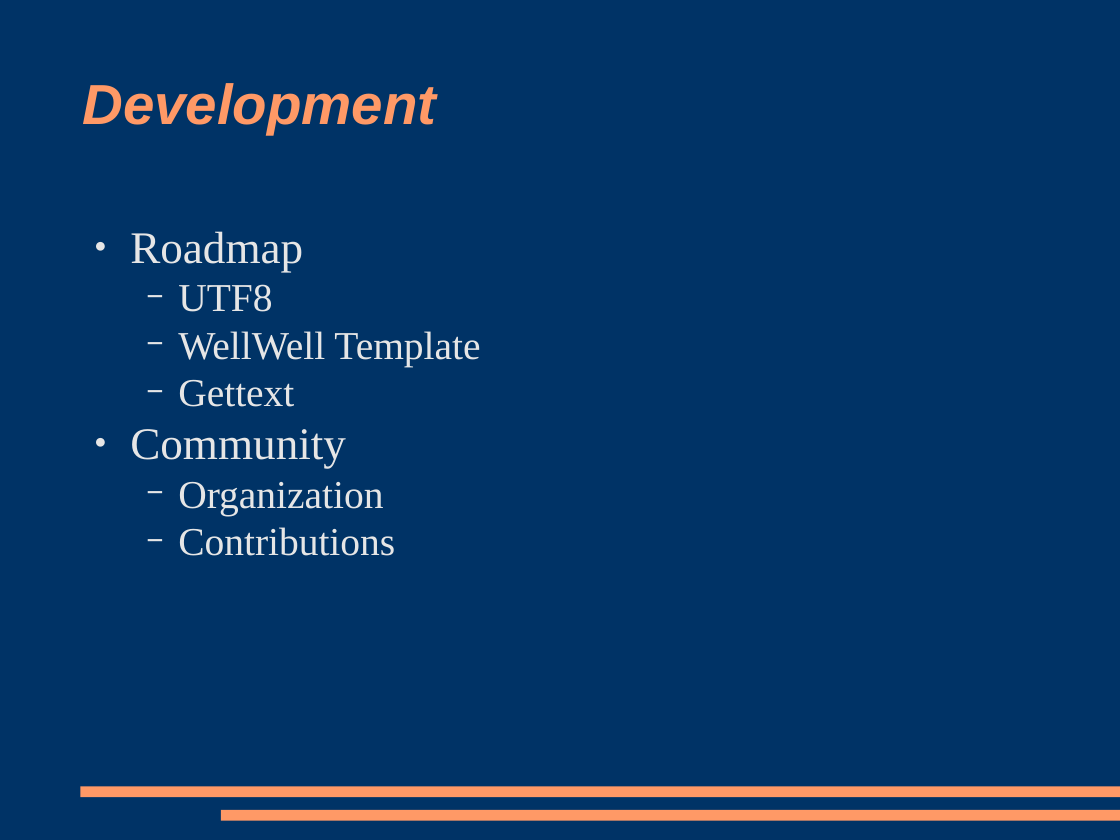
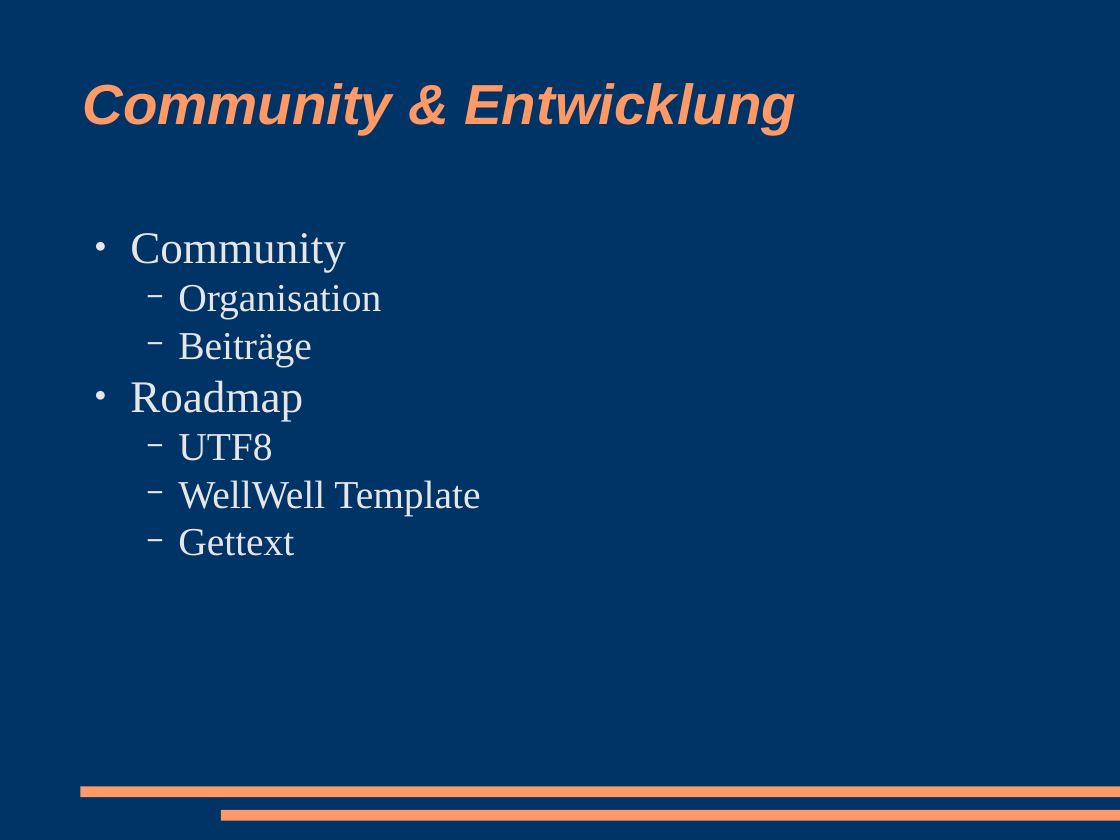
Before and after one commit to racke/Presentations, a slide deck: slide 28 of cebit2009/interchange.odp (slide 24 before the commit). Drawn at 1120x840 pixels with LibreOffice and Linux fonts; fonts in the diff are those of the drawing. Boxes give left, top, right and bottom in pixels: in the first picture for what was removed or moved away, otherwise in the second. Text is boxed around its words. In the diff, an @@ line names an element or a change of style, - is before the commit and + after.

```diff
--- a/cebit2009/interchange.odp
+++ b/cebit2009/interchange.odp
@@ title at (82, 83, 796, 134): text changed @@
-Development
+Community & Entwicklung
@@ text at (130, 233, 381, 367): paragraphs added @@
+● Community
+  − Organisation
+  − Beiträge
@@ text at (130, 429, 395, 556): paragraphs removed @@
-● Community
-  − Organization
-  − Contributions
```
Also in this commit, not shown: 12 other slides changed, 12 slides added, 8 slides removed, 6 other files.
